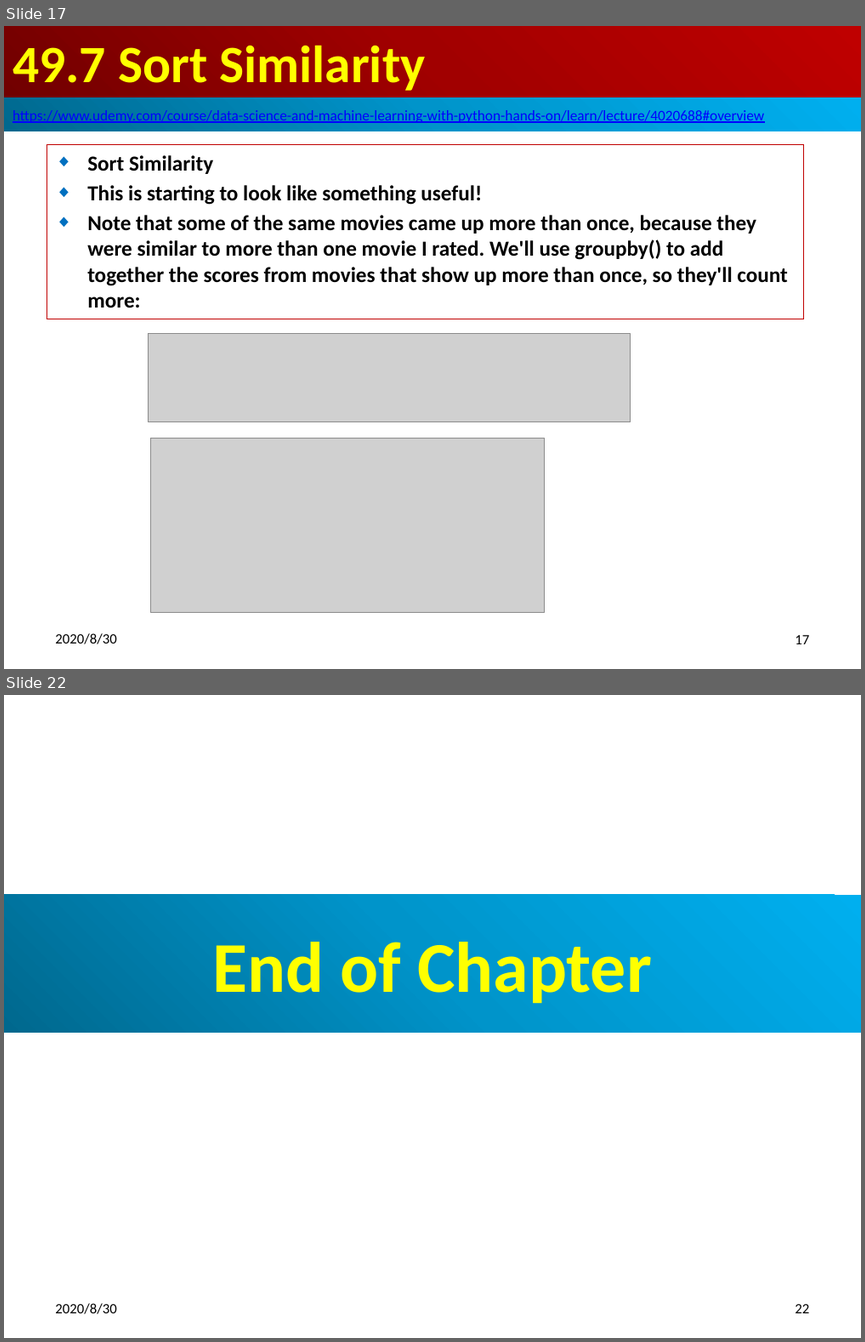
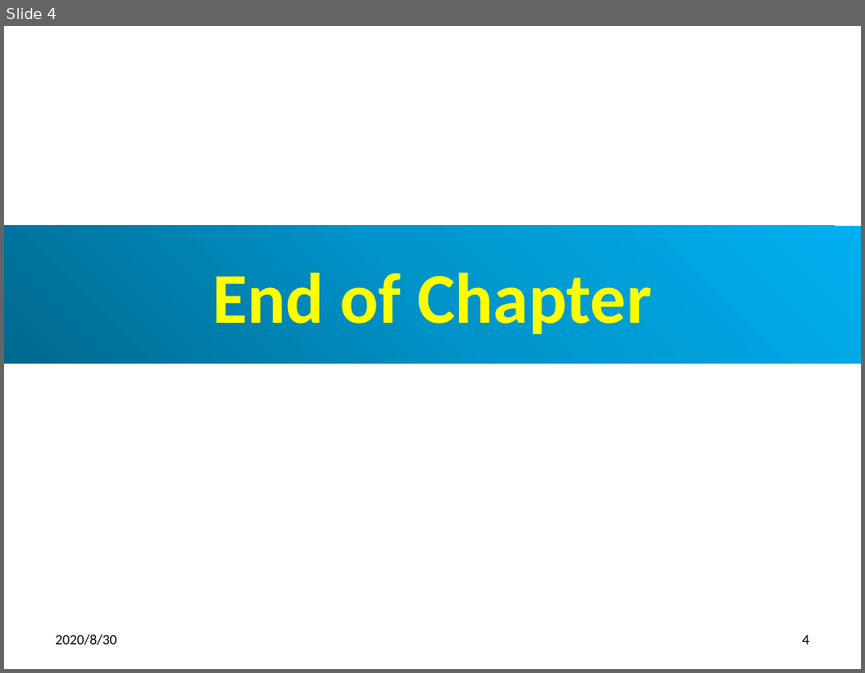
Before and after one commit to peterhchen/900_Python_ML_DS_DL, a slide deck: 050_ImproveRecommender.pptx. Shown one above the other, each under a label of ours: slides 17 and 22 before the commit, slide 4 after it; the slides between them are not shown. The pictures are 865x1342 and 865x673 pixels, drawn with LibreOffice and Linux fonts; fonts in the diff are those of the drawing; grey boxes stand for pictures. Boxes give left, top, right and bottom in pixels: in the first picture for what was removed or moved away, otherwise in the second. Text is boxed around its words. In the diff, an @@ line names an element or a change of style, - is before the commit and + after.

```diff
--- a/050_ImproveRecommender.pptx
+++ b/050_ImproveRecommender.pptx
@@ slide 17 removed at [4,26,861,669], background #FFFFFF @@
@@ title removed at [4,26,861,98] @@
-49.7 Sort Similarity
@@ rectangle removed at [4,98,861,131] @@
-https://www.udemy.com/course/data-science-and-machine-learning-with-python-hands-on/learn/lecture/4020688#overview
@@ subtitle removed at [46,145,803,319] @@
-◆ Sort Similarity
-◆ This is starting to look like something useful!
-◆ Note that some of the same movies came up more than once, because they were similar to more than one movie I rated. We'll use groupby() to add together the scores from movies that show up more than once, so they'll count more:
@@ picture removed at [148,334,630,422] @@
@@ picture removed at [150,438,544,612] @@
@@ text removed at [55,633,116,644] @@
-2020/8/30
@@ page number removed at [794,635,809,644] @@
-17
@@ what was slide 22 is now slide 4 @@
@@ page number at [802,635,809,644]: text changed @@
-22
+4
```
Also in this commit, not shown: 3 slides changed, 17 other slides removed.
